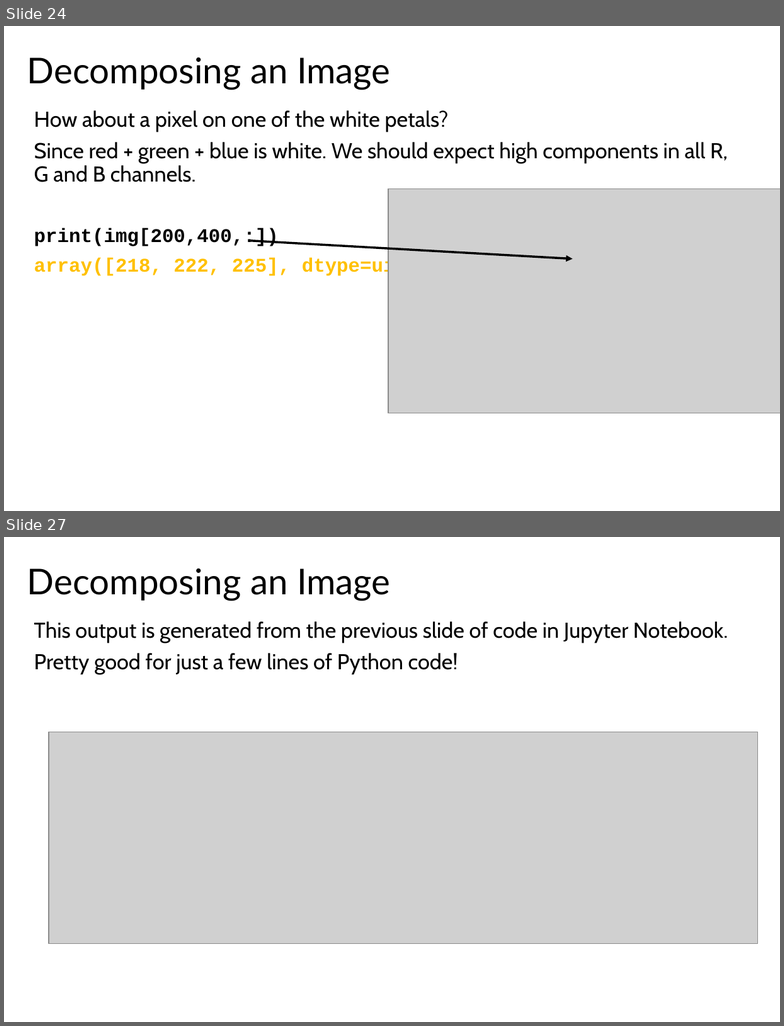
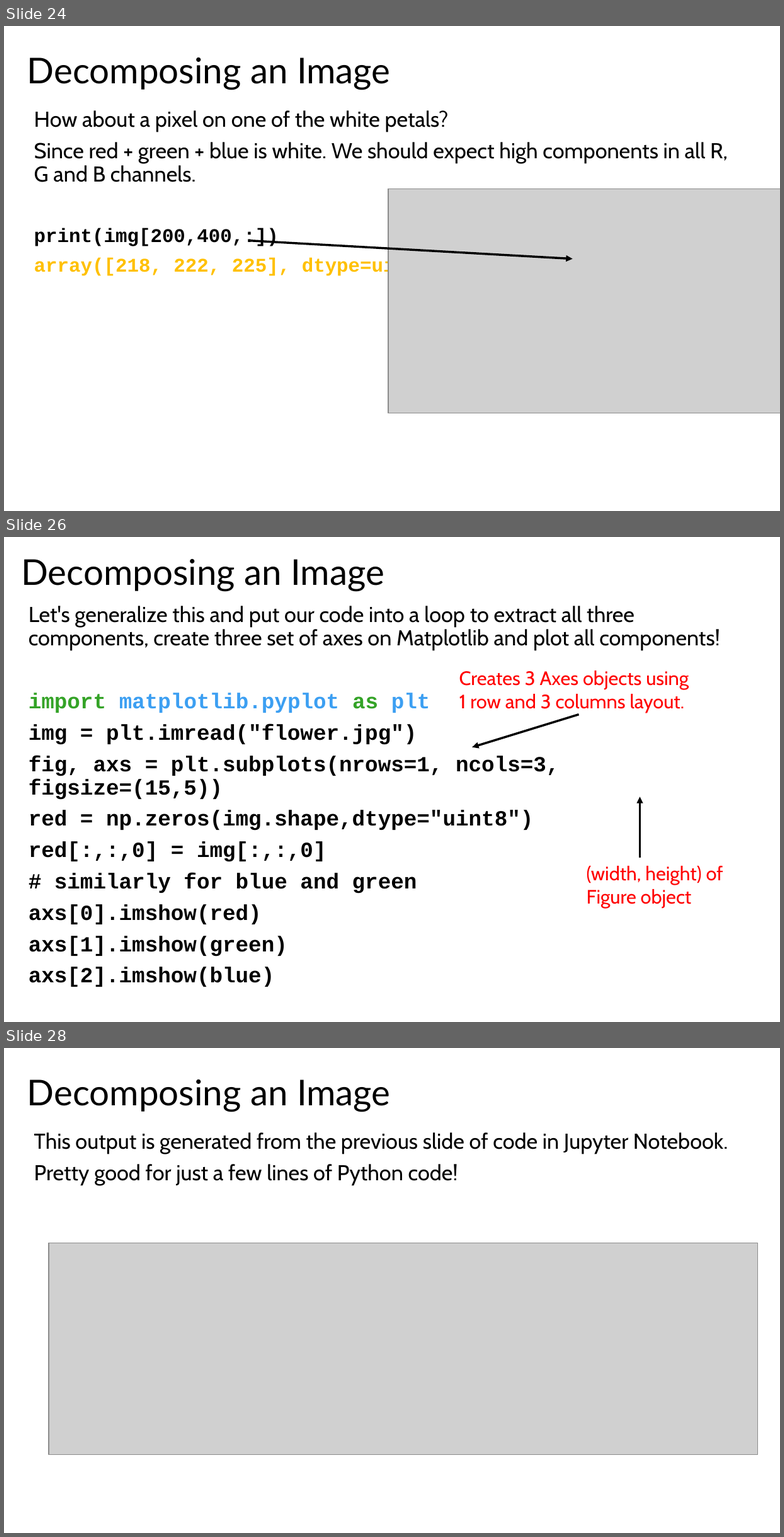
Before and after one commit to LongBaoNguyen/longbaonguyen.github.io, a slide deck: courses/apcsp/lect14.pptx. Shown one above the other, each under a label of ours: slides 24 and 27 before the commit, slides 24, 26 and 28 after it; the slides between them are not shown. The pictures are 784x1026 and 784x1537 pixels, drawn with LibreOffice and Linux fonts; fonts in the diff are those of the drawing; grey boxes stand for pictures. Boxes give left, top, right and bottom in pixels: in the first picture for what was removed or moved away, otherwise in the second. Text is boxed around its words. In the diff, an @@ line names an element or a change of style, - is before the commit and + after.

Commit message:
image

```diff
--- a/courses/apcsp/lect14.pptx
+++ b/courses/apcsp/lect14.pptx
@@ slide 26 added at bbox=[4, 537, 780, 1022], background #FFFFFF @@
@@ title added at bbox=[21, 559, 385, 592], 33 pt, text #000000 @@
+Decomposing an Image
@@ text added at bbox=[29, 606, 720, 987], 20 pt, text #000000, bold @@
+Let's generalize this and put our code into a loop to extract all three components, create three set of axes on Matplotlib and plot all components!
+import matplotlib.pyplot as plt
+img = plt.imread("flower.jpg")
+fig, axs = plt.subplots(nrows=1, ncols=3, figsize=(15,5))
+red = np.zeros(img.shape,dtype="uint8")
+red[:,:,0] = img[:,:,0]
+# similarly for blue and green
+axs[0].imshow(red)
+axs[1].imshow(green)
+axs[2].imshow(blue)
@@ text added at bbox=[459, 671, 689, 713], 18 pt, text #FF0000 @@
+Creates 3 Axes objects using 1 row and 3 columns layout.
@@ arrow added from (579, 715) to (472, 747), #000000 2 pt @@
@@ arrow added from (640, 858) to (640, 797), #000000 2 pt @@
@@ text added at bbox=[587, 866, 723, 908], 18 pt, text #FF0000 @@
+(width, height) of Figure object
@@ what was slide 27 is now slide 28 @@
```
Also in this commit, not shown: 2 slides changed, 9 other files.
